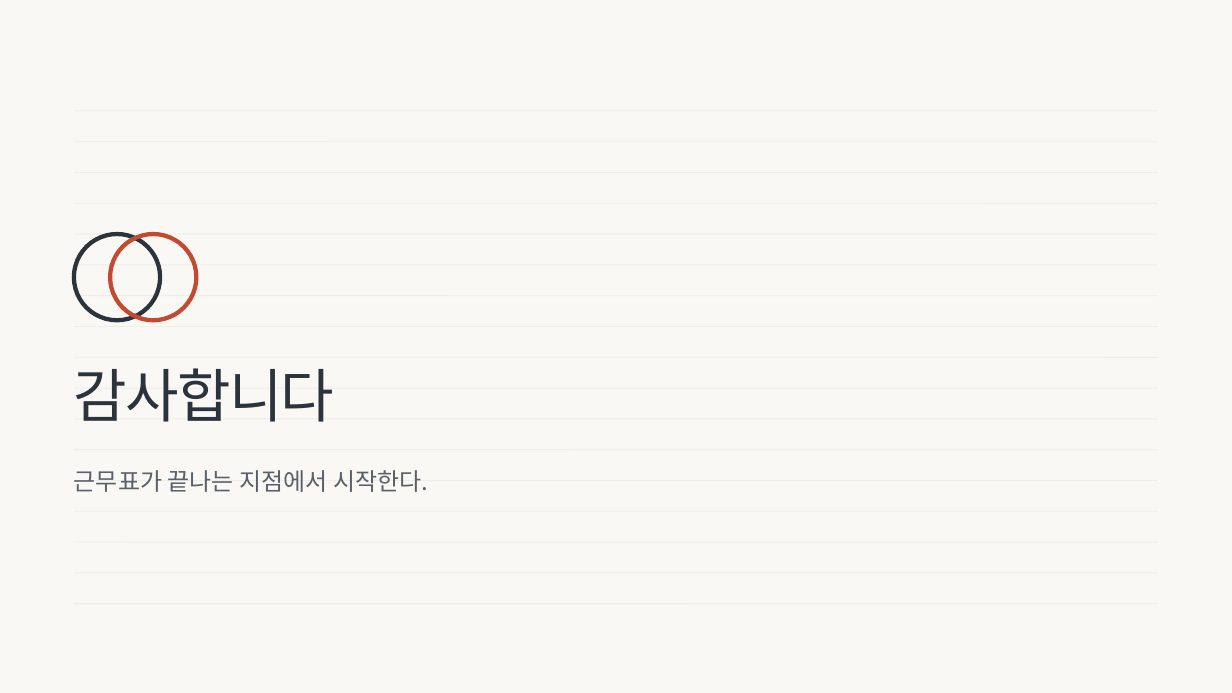
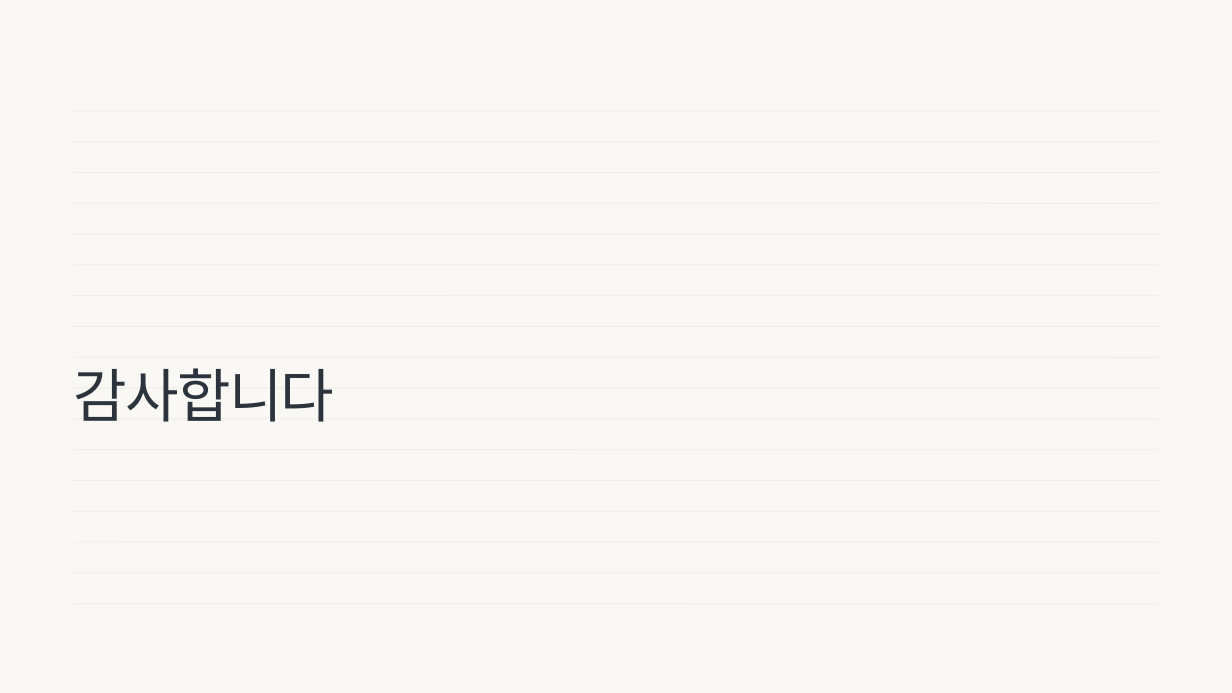
Before and after one commit to wodnjs2020136144/skala-webservice-mini, a slide deck: slide 26 of deliverables/10반_황재원_너와나의인계고리-발표용.pptx. Drawn at 1232x693 pixels with LibreOffice and Linux fonts; fonts in the diff are those of the drawing. Boxes give left, top, right and bottom in pixels: in the first picture for what was removed or moved away, otherwise in the second. Text is boxed around its words. In the diff, an @@ line names an element or a change of style, - is before the commit and + after.

```diff
--- a/deliverables/10반_황재원_너와나의인계고리-발표용.pptx
+++ b/deliverables/10반_황재원_너와나의인계고리-발표용.pptx
@@ ellipse removed at bbox=[74, 234, 160, 320] @@
@@ ellipse removed at bbox=[110, 234, 196, 320] @@
@@ text removed at bbox=[74, 470, 428, 492] @@
-근무표가 끝나는 지점에서 시작한다.
```
Also in this commit, not shown: 7 other slides changed.
